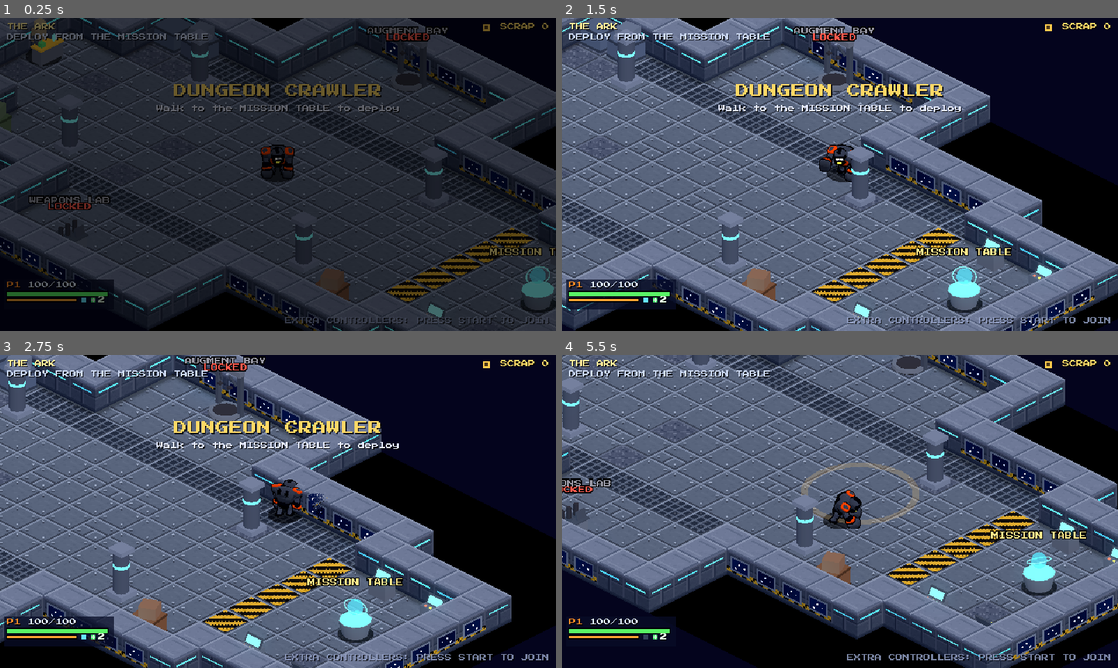
Above: before the commit, frames 1-4 (two rows, left to right).
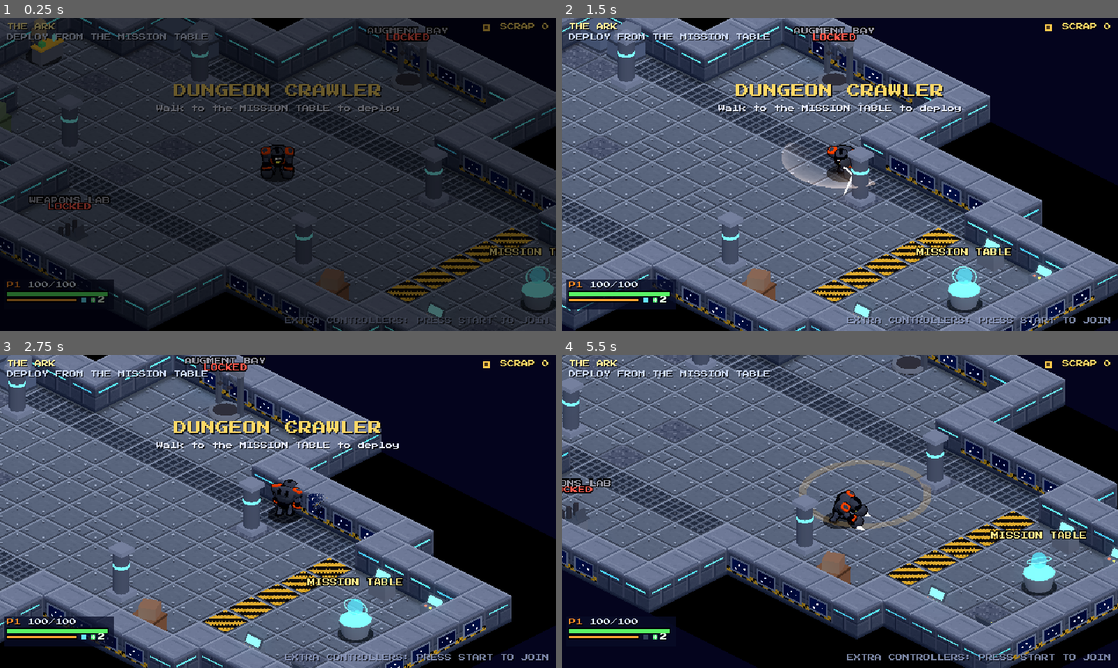
Above: after the commit, the same moments.

Repository: mwgit993/dungeoncrawler
Game: Godot game, scene res://scenes/main.tscn
Two runs of this game, one before a commit and one after it. Both use one fixed random seed, a clock stepped at 60 frames per second and the inputs below.
Inputs (mouse positions are in pixels of both pictures, inside the frame that each line leads up to):
- Up to frame 1 (0.25 s): no input
- Up to frame 2 (1.5 s): move the mouse to (962, 158) at 0.52 s; hold D 0.53-1.25 s; hold Shift 0.53-1.25 s; click (962, 158) at 0.67 s; tap Space at 0.77 s; drag from (728, 190) to (812, 237) at 1.27 s
- Up to frame 3 (2.75 s): move the mouse to (333, 442) at 2.02 s; hold D from 2.03 s (still down); hold Q from 2.03 s (still down); click (333, 442) at 2.17 s
- Up to frame 4 (5.5 s): release D at 2.75 s; release Q at 2.75 s; drag from (812, 574) to (673, 464) at 2.77 s; move the mouse to (1006, 558) at 3.52 s; hold A 3.53-4.25 s; hold E 3.53-4.25 s; click (1006, 558) at 3.67 s; tap Space at 3.77 s; drag from (673, 464) to (756, 433) at 4.27 s; move the mouse to (867, 511) at 5.02 s; hold S from 5.03 s (still down); hold Shift from 5.03 s (still down); click (867, 511) at 5.17 s

The runs differ from the first frame. In frame 1, less than 0.1% of the frame differs, in the area x 46-53%, y 47-49%; in frame 2, 0.9%; in frame 3, less than 0.1%; in frame 4, 1.2%, in the area x 42-67%, y 33-56%.

Commit message:
Arm blades: the melee is now energy blades that slide out of the forearms
Matt found the punches too stubby and asked for a weapon that comes out of
the gorilla's arms. Each forearm now has a blade emitter: an energy blade in
the player's colour shoots out when you attack, stays out with the arms up in
a guard while you keep fighting, and slides back in after a pause.

- Slashes alternate arms: the arm swings out to its side and sweeps across in
  front of the bot. Reach 3.4 m (was 2.5) over a 150 degree arc (was 120).
  Every 3rd slash is still the ground slam, now two-bladed and a little wider.
- Fx.slash draws the swoosh: a glowing crescent at arm height that follows
  the sweep and fades. It relays to online clients like every other effect.
- New blade swing sound (whoosh plus energy hum); "hit" still plays on hits.
- Net.PROTOCOL is 2, so an old build and a new one refuse to play together.
- Smoke test: the blades slide out on a slash, sweep the arm across, retract
  after a pause and when downed, and cut a robot 3.6 m away.

Co-Authored-By: Claude Opus 5.5 <noreply@anthropic.com>
Claude-Session: https://claude.ai/code/session_01QzWfS8HhLXZgxrKCXtHNUQ

Diff:
--- a/scripts/autoload/net.gd
+++ b/scripts/autoload/net.gd
@@ -21,7 +21,7 @@
 
 const PORT: int = 24565
 const MAX_CLIENTS: int = 3
-const PROTOCOL: int = 1
+const PROTOCOL: int = 2               # 2: arm blades (the "slash" rig cue and effect)
 const SNAPSHOT_RATE: float = 1.0 / 20.0
 const UI_SOUNDS: Array[String] = ["ui", "buy", "cant"]
 
--- a/scripts/autoload/sfx.gd
+++ b/scripts/autoload/sfx.gd
@@ -17,7 +17,7 @@
 		var p: AudioStreamPlayer = AudioStreamPlayer.new()
 		add_child(p)
 		_players.append(p)
-	_streams["punch"] = _fx(0.14, 150.0, 55.0, 0, 0.9, 0.6, 420.0, 26.0, 3)
+	_streams["slash"] = _blade(0.2, 25)
 	_streams["slam"] = _fx(0.45, 95.0, 30.0, 0, 1.0, 0.8, 260.0, 7.0, 5)
 	_streams["zap"] = _fx(0.16, 1500.0, 260.0, 1, 0.5, 0.25, 3200.0, 14.0, 7)
 	_streams["eshot"] = _fx(0.12, 760.0, 420.0, 1, 0.45, 0.1, 2000.0, 16.0, 9)
@@ -113,6 +113,27 @@
 	return _to_stream(_normalize(out, 0.7))
 
 
+## An energy blade swing: a rushing whoosh with a buzzing hum that bends up through the swing.
+func _blade(length: float, seed: int) -> AudioStreamWAV:
+	var rate: float = float(MIX_RATE)
+	var n: int = int(length * rate)
+	var out: PackedFloat32Array = PackedFloat32Array()
+	out.resize(n)
+	var rng: RandomNumberGenerator = RandomNumberGenerator.new()
+	rng.seed = seed
+	var bp: BandPass = BandPass.new()
+	var phase: float = 0.0
+	for i: int in range(n):
+		var k: float = float(i) / float(n)
+		if i % 16 == 0:
+			bp.tune(lerpf(900.0, 3400.0, k), 2.5, rate)
+		phase = fmod(phase + lerpf(180.0, 330.0, k) / rate, 1.0)
+		var hum: float = (phase * 2.0 - 1.0) * 0.35 + sin(phase * TAU * 2.0) * 0.25
+		var env: float = sin(minf(k * 1.4, 1.0) * PI * 0.5) * (1.0 - k) * (1.0 - k) * 1.6
+		out[i] = (bp.process(rng.randf_range(-1.0, 1.0)) + hum) * env
+	return _to_stream(_normalize(out, 0.6))
+
+
 func _whoosh(length: float, f0: float, f1: float, seed: int) -> AudioStreamWAV:
 	var rate: float = float(MIX_RATE)
 	var n: int = int(length * rate)
--- a/scripts/balance.gd
+++ b/scripts/balance.gd
@@ -25,14 +25,15 @@
 const DASH_COOLDOWN: float = 0.9
 const HIT_IFRAMES: float = 0.45       # invulnerable this long after taking a hit
 
+# Melee is the arm blades: energy blades that slide out of the forearms and slash in a wide arc.
 const MELEE_DAMAGE: float = 24.0
-const MELEE_RANGE: float = 2.5
-const MELEE_ARC: float = 120.0        # degrees, centred on the aim direction
+const MELEE_RANGE: float = 3.4        # the blades reach this far from the bot's centre
+const MELEE_ARC: float = 150.0        # degrees, centred on the aim direction
 const MELEE_COOLDOWN: float = 0.36
 const MELEE_KNOCKBACK: float = 7.0
-const COMBO_EVERY: int = 3            # every 3rd punch in a row is a two-fisted ground slam
-const COMBO_WINDOW: float = 1.1       # punches further apart than this restart the count
-const SLAM_RADIUS: float = 3.4
+const COMBO_EVERY: int = 3            # every 3rd slash in a row is a two-bladed ground slam
+const COMBO_WINDOW: float = 1.1       # slashes further apart than this restart the count
+const SLAM_RADIUS: float = 3.8
 const SLAM_MULT: float = 1.6          # slam damage = MELEE_DAMAGE * this
 
 const CANNON_DAMAGE: float = 15.0
@@ -109,7 +110,7 @@
 ]
 # Augment Bay: permanent upgrades. "per" is the bonus per level, shown in the description.
 const AUGMENTS: Array[Dictionary] = [
-	{"id": "arms", "name": "HYDRAULIC ARMS", "desc": "+%d%% smash damage per level.", "per": 15,
+	{"id": "arms", "name": "HYDRAULIC ARMS", "desc": "+%d%% blade damage per level.", "per": 15,
 		"cost": 80, "step": 70, "max": 5},
 	{"id": "throat", "name": "PLASMA THROAT", "desc": "+%d%% cannon damage per level.", "per": 15,
 		"cost": 80, "step": 70, "max": 5},
@@ -126,7 +127,7 @@
 const LAB: Array[Dictionary] = [
 	{"id": "splitter", "name": "SPLITTER JAW", "desc": "Cannon fires a fan of 3 bolts (70% each).",
 		"cost": 400},
-	{"id": "seismic", "name": "SEISMIC FISTS", "desc": "Combo slams are 50% wider and stun.",
+	{"id": "seismic", "name": "SEISMIC SLAM", "desc": "Combo slams are 50% wider and stun.",
 		"cost": 350},
 	{"id": "arc", "name": "ARC TEETH", "desc": "Bolts arc to a second robot for 50% damage.",
 		"cost": 450},
--- a/scripts/fx.gd
+++ b/scripts/fx.gd
@@ -1,7 +1,8 @@
 class_name Fx
 extends Node3D
 
-## Short-lived effects: sparks, debris, explosions, shockwave rings, floating damage numbers.
+## Short-lived effects: sparks, debris, explosions, shockwave rings, blade slash trails, floating
+## damage numbers.
 ## Each call makes one Fx node that animates its own little particles and frees itself.
 
 const MAX_LIFE: float = 1.2
@@ -14,6 +15,8 @@
 var _ring: MeshInstance3D = null
 var _ring_mat: StandardMaterial3D = null
 var _ring_r: float = 1.0
+var _spin: float = 0.0        # the ring turns this fast (radians a second), for slash trails
+var _delay: float = 0.0       # the ring shows up this long after the effect starts
 var _label: Label3D = null
 var _light: OmniLight3D = null
 var _t: float = 0.0
@@ -37,6 +40,8 @@
 			afterimage(parent, a[0], a[1])
 		"zap":
 			zap(parent, a[0], a[1])
+		"slash":
+			slash(parent, a[0], a[1], float(a[2]), float(a[3]), a[4], float(a[5]))
 
 
 static func _make(parent: Node3D, pos: Vector3, ttl: float) -> Fx:
@@ -148,6 +153,55 @@
 		if i > 0 and i < steps:
 			p += Vector3(randf_range(-0.2, 0.2), randf_range(-0.2, 0.2), randf_range(-0.2, 0.2))
 		fx._add(Art.box(Vector3(0.1, 0.1, 0.1)), m, Vector3.ZERO, 0.18, p)
+
+
+## A blade's swoosh: a glowing flat arc at arm height around pos, centred on dir, from the bot out
+## to the blade's reach. sweep 1 swings from the -x side of dir to the +x side, -1 the other way;
+## the trail is brightest where the blade ended up and fades back along the swing.
+static func slash(parent: Node3D, pos: Vector3, dir: Vector3, radius: float, arc_deg: float, color: Color,
+		sweep: float) -> void:
+	Net.ev("fx", ["slash", [pos, dir, radius, arc_deg, color, sweep]])
+	var fx: Fx = _make(parent, pos, 0.3)
+	fx._delay = 0.05  # appears as the arm sweeps through (GorillaRig.slash)
+	var half: float = deg_to_rad(arc_deg) * 0.5
+	var segs: int = 18
+	var verts: PackedVector3Array = PackedVector3Array()
+	var cols: PackedColorArray = PackedColorArray()
+	var flat: Vector3 = Vector3(dir.x, 0.0, dir.z).normalized()
+	if flat == Vector3.ZERO:
+		flat = Vector3.FORWARD
+	# A crescent: clear on the inside, brightest just inside the blade's reach.
+	var bands: Array[Vector2] = [Vector2(0.45, 0.0), Vector2(0.88, 0.55), Vector2(1.0, 1.0)]
+	for i: int in range(segs + 1):
+		var k: float = float(i) / float(segs)
+		var d: Vector3 = flat.rotated(Vector3.UP, lerpf(-half, half, k) * sweep)
+		var lead: float = lerpf(0.3, 1.0, k)
+		for b: Vector2 in bands:
+			verts.append(d * radius * b.x + Vector3(0.0, 1.05, 0.0))
+			cols.append(Color(lead * b.y, lead * b.y, lead * b.y, 1.0))
+	var idx: PackedInt32Array = PackedInt32Array()
+	for q: int in range(segs):
+		for band: int in range(2):
+			var a0: int = q * 3 + band
+			var a1: int = a0 + 3
+			idx.append_array([a0, a0 + 1, a1, a0 + 1, a1 + 1, a1])
+	var arrays: Array = []
+	arrays.resize(Mesh.ARRAY_MAX)
+	arrays[Mesh.ARRAY_VERTEX] = verts
+	arrays[Mesh.ARRAY_COLOR] = cols
+	arrays[Mesh.ARRAY_INDEX] = idx
+	var mesh: ArrayMesh = ArrayMesh.new()
+	mesh.add_surface_from_arrays(Mesh.PRIMITIVE_TRIANGLES, arrays)
+	# Added on top of the floor (so it glows and never darkens it); the vertex colours fade it out
+	# toward the inside and the trailing end.
+	var c: Color = color.lerp(Color.WHITE, 0.4)
+	fx._ring_mat = Art.alpha_mat(Color(c.r, c.g, c.b, 0.85), true)
+	fx._ring_mat.vertex_color_use_as_albedo = true
+	fx._ring_mat.blend_mode = BaseMaterial3D.BLEND_MODE_ADD
+	fx._ring = Art.part(fx, mesh, fx._ring_mat, Vector3.ZERO)
+	fx._ring.cast_shadow = GeometryInstance3D.SHADOW_CASTING_SETTING_OFF
+	fx._ring_r = -1.0
+	fx._spin = 2.2 * sweep
 
 
 func _process(delta: float) -> void:
@@ -169,10 +223,13 @@
 		mi.scale = Vector3.ONE * clampf(k * 1.5, 0.0, 1.0)
 	var f: float = clampf(_t / _ttl, 0.0, 1.0)
 	if _ring != null:
+		var rf: float = clampf((_t - _delay) / maxf(_ttl - _delay, 0.001), 0.0, 1.0)
+		_ring.visible = _t >= _delay
+		_ring.rotation.y += _spin * delta
 		if _ring_r > 0.0:
-			var s: float = lerpf(0.2, _ring_r, 1.0 - pow(1.0 - f, 3.0))
+			var s: float = lerpf(0.2, _ring_r, 1.0 - pow(1.0 - rf, 3.0))
 			_ring.scale = Vector3(s, 1.0 if _ring.mesh is TorusMesh else s, s)
-		_ring_mat.albedo_color.a = (1.0 - f) * 0.85
+		_ring_mat.albedo_color.a = (1.0 - rf) * 0.85
 	if _label != null:
 		_label.position.y = f * 0.9
 		_label.modulate.a = 1.0 - maxf(f - 0.5, 0.0) * 2.0
--- a/scripts/gorilla_bot.gd
+++ b/scripts/gorilla_bot.gd
@@ -1,13 +1,14 @@
 class_name GorillaBot
 extends CharacterBody3D
 
-## The player: a gorilla robot that smashes with its arms and fires a plasma cannon from its mouth.
+## The player: a gorilla robot that slashes with energy blades that slide out of its forearms and
+## fires a plasma cannon from its mouth.
 ## Player 1 listens to keyboard + mouse and the first controller; co-op players each own a
-## controller. The model is built from boxes and animated in code (knuckle-walk, punches, slam).
+## controller. The model is built from boxes and animated in code (knuckle-walk, blade slashes, slam).
 ##
-## Keyboard/mouse: WASD move, mouse aims, left click smash, right click mouth cannon, Space dash,
+## Keyboard/mouse: WASD move, mouse aims, left click blades, right click mouth cannon, Space dash,
 ## Q repair kit, E interact.
-## Controller: left stick move, right stick aim, X / RB smash, B / RT cannon, A dash, LB repair
+## Controller: left stick move, right stick aim, X / RB blades, B / RT cannon, A dash, LB repair
 ## kit, Y interact.
 
 signal died(bot: GorillaBot)
@@ -71,7 +72,7 @@
 var rig: GorillaRig
 var _down_t: float = 0.0
 var _slam_t: float = 0.0
-var _punch_side: int = 0
+var _slash_side: int = 0
 
 
 func setup(lvl: LevelMap, player_slot: int, uses_kbm: bool, pad_id: int) -> void:
@@ -329,7 +330,7 @@
 	if _combo % Balance.COMBO_EVERY == 0:
 		var seismic: bool = Game.has_mod("seismic")
 		var r: float = Balance.SLAM_RADIUS * (Balance.SEISMIC_RADIUS if seismic else 1.0)
-		var center: Vector3 = global_position + aim * 1.1
+		var center: Vector3 = global_position + aim * 1.4
 		var hits: int = level.hit_circle(center, r, dmg * Balance.SLAM_MULT, Balance.MELEE_KNOCKBACK * 1.4,
 			Balance.SEISMIC_STUN if seismic else 0.0)
 		_slam_t = 0.38
@@ -339,12 +340,16 @@
 		Fx.shockwave(level.fx_root, center, Color(1.0, 0.8, 0.45), r)
 		level.shake(0.5 if hits > 0 else 0.3)
 	else:
-		_punch_side = 1 - _punch_side
-		_rig("punch", [_punch_side])
+		_slash_side = 1 - _slash_side
+		_rig("slash", [_slash_side])
 		var hits2: int = level.hit_arc(global_position, aim, Balance.MELEE_RANGE, Balance.MELEE_ARC, dmg,
 			Balance.MELEE_KNOCKBACK)
-		Sfx.play("punch" if hits2 == 0 else "hit", -6.0)
+		# The blade's sweep: arm 0 swings from its side (-x, the bot's right) across to the left.
+		Fx.slash(level.fx_root, global_position, aim, Balance.MELEE_RANGE, Balance.MELEE_ARC,
+			color.lerp(Color.WHITE, 0.35), 1.0 if _slash_side == 0 else -1.0)
+		Sfx.play("slash", -7.0)
 		if hits2 > 0:
+			Sfx.play("hit", -6.0)
 			level.shake(0.15)
 
 
--- a/scripts/gorilla_rig.gd
+++ b/scripts/gorilla_rig.gd
@@ -3,7 +3,9 @@
 
 ## The player's gorilla robot: hunched sculpted torso, huge knuckle-walking forearms, a low head
 ## with a heavy brow, glowing eyes and a jaw that drops open when the mouth cannon fires.
-## GorillaBot calls the event methods (punch, slam, fire, hurt, dash, knock_down, revive) and
+## Each forearm has a blade emitter on its outer side: an energy blade in the team colour shoots
+## out of it when the bot attacks, stays out while it keeps fighting and slides back in after.
+## GorillaBot calls the event methods (slash, slam, fire, hurt, dash, knock_down, revive) and
 ## animate() every step.
 
 const METAL: Color = Color(0.5, 0.53, 0.6)
@@ -12,6 +14,9 @@
 const EYE: Color = Color(0.45, 0.95, 1.0)
 const MOUTH: Color = Color(1.0, 0.55, 0.15)
 const HUNCH: float = 0.3
+const BLADE_LEN: float = 1.55
+const BLADE_HOLD: float = 0.9     # seconds the blades stay out after the last attack
+const SLASH_TIME: float = 0.3
 
 var team: Color = Color.ORANGE
 var yaw: float = 0.0
@@ -28,8 +33,12 @@
 var _mouth_mat: StandardMaterial3D
 var _eye_mat: StandardMaterial3D
 var _walk: float = 0.0
-var _punch_t: float = 0.0
-var _punch_side: int = 0
+var _slash_t: float = 0.0
+var _slash_side: int = 0
+var _blades: Array[Node3D] = []
+var _blade_mat: StandardMaterial3D
+var _blade_out: float = 0.0       # 0 = sheathed, 1 = fully out
+var _blade_hold: float = 0.0
 var _slam_t: float = 0.0
 var _slammed: bool = false
 var _fire_t: float = 0.0
@@ -44,6 +53,7 @@
 	var tk: String = team.to_html()
 	_eye_mat = Art.glow_mat(EYE, 2.6)
 	_mouth_mat = Art.glow_mat(MOUTH, 1.0)
+	_blade_mat = Art.glow_mat(team.lerp(Color.WHITE, 0.35), 2.2)
 	# Hips and stubby legs.
 	_hips = joint(root, Vector3(0.0, 0.7, -0.1))
 	shape(_hips, "gor_hips", _m_hips)
@@ -71,8 +81,18 @@
 		shape(arm, "gor_upper", _m_upper)
 		var elbow: Node3D = joint(arm, Vector3(0.0, -0.52, 0.02))
 		shape(elbow, "gor_fore_" + tk, _m_fore)
+		# The blade emitter on the outside of the forearm, and the blade that slides out of it
+		# along the arm, past the fist.
+		var em: Node3D = joint(elbow, Vector3(0.21 * s5, -0.4, 0.03))
+		shape(em, "gor_emitter", _m_emitter)
+		var blade: Node3D = joint(em, Vector3(0.0, -0.12, 0.0))
+		glow(blade, "gor_blade", _m_blade, _blade_mat)
+		glow(blade, "gor_blade_core", _m_blade_core, Art.glow_mat(Color.WHITE, 3.0))
+		blade.scale = Vector3(1.0, 0.02, 1.0)
+		blade.visible = false
 		_arms.append(arm)
 		_elbows.append(elbow)
+		_blades.append(blade)
 
 
 # --- Meshes (built once per team colour, then cached) ------------------------------------
@@ -138,16 +158,41 @@
 	return sc
 
 
+func _m_emitter() -> Sculpt:
+	var sc: Sculpt = Sculpt.new()
+	sc.blob(Vector3.ZERO, Vector3(0.075, 0.2, 0.11), DARK, 0.45)
+	sc.blob(Vector3(0.0, -0.17, 0.0), Vector3(0.06, 0.05, 0.09), SILVER, 0.5)
+	return sc
+
+
+func _m_blade() -> Sculpt:
+	return Sculpt.new().blob(Vector3(0.0, -BLADE_LEN * 0.5, 0.0), Vector3(0.035, BLADE_LEN * 0.5, 0.12), Color.WHITE, 0.55,
+		Vector3.ZERO, 0.35)
+
+
+func _m_blade_core() -> Sculpt:
+	return Sculpt.new().blob(Vector3(0.0, -BLADE_LEN * 0.47, 0.0), Vector3(0.04, BLADE_LEN * 0.44, 0.045), Color.WHITE, 0.8)
+
+
 # --- Events and animation ------------------------------------------------------------------
 
-func punch(side: int) -> void:
-	_punch_t = 0.26
-	_punch_side = side
+## A blade swing with one arm (side 0 or 1): the blades snap out, the arm winds out to the side
+## and sweeps across in front of the bot.
+func slash(side: int) -> void:
+	_slash_t = SLASH_TIME
+	_slash_side = side
+	_blade_hold = BLADE_HOLD
 
 
 func slam() -> void:
 	_slam_t = 0.42
 	_slammed = false
+	_blade_hold = BLADE_HOLD
+
+
+## How far the blades are out, 0 to 1 (the smoke test reads it).
+func blades_out() -> float:
+	return _blade_out
 
 
 func fire() -> void:
@@ -196,7 +241,7 @@
 	_legs[0].rotation.z = -0.06 * (1.0 - m)
 	_legs[1].rotation.z = 0.06 * (1.0 - m)
 	_hips.position.y = 0.7 + absf(cos(_walk)) * 0.07 * m
-	# Torso: hunch, lean into the run, swagger roll, breathing, twist from turning and punching.
+	# Torso: hunch, lean into the run, swagger roll, breathing, twist from turning and slashing.
 	var lean: float = HUNCH + 0.16 * m + clampf(local.z, -1.0, 1.0) * 0.04
 	var roll: float = sin(_walk) * 0.09 * m - clampf(local.x / Balance.PLAYER_SPEED, -1.0, 1.0) * 0.08
 	_twist = lerpf(_twist, clampf(turn, -0.6, 0.6) * 0.35, minf(dt * 10.0, 1.0))
@@ -209,20 +254,30 @@
 	var idle: float = 1.0 - clampf(m * 2.0, 0.0, 1.0)
 	var head_yaw: float = sin(t * 0.6 + _seed) * 0.2 * idle + clampf(turn, -0.7, 0.7) * 0.6
 	var head_x: float = -0.05 + breath * 0.03 * idle
-	# Punch: wind back, snap out, settle.
-	_punch_t = maxf(_punch_t - dt, 0.0)
-	if _punch_t > 0.0:
-		var k: float = 1.0 - _punch_t / 0.26
-		var back: float = Rig.envelope(minf(k / 0.3, 1.0), 0.6) if k < 0.3 else 0.0
-		var out: float = Rig.envelope(clampf((k - 0.15) / 0.85, 0.0, 1.0), 0.25)
-		var i: int = _punch_side
-		arm_x[i] = lerpf(arm_x[i], 0.35, back)
-		arm_x[i] = lerpf(arm_x[i], -2.0, out)
-		elbow_x[i] = lerpf(elbow_x[i], -1.3, back)
-		elbow_x[i] = lerpf(elbow_x[i], 0.05, out)
-		var side_sign: float = 1.0 if i == 0 else -1.0
-		twist += side_sign * (0.45 * out - 0.25 * back)
-		lean += 0.12 * out
+	var arm_y: Array[float] = [0.0, 0.0]
+	# Blades: out fast while fighting, back in slowly once the bot stops.
+	_blade_hold = maxf(_blade_hold - dt, 0.0)
+	_blade_out = move_toward(_blade_out, 1.0 if _blade_hold > 0.0 else 0.0, dt * (14.0 if _blade_hold > 0.0 else 5.0))
+	# While the blades are out, the forearms come up off the ground so the blades don't drag.
+	var guard: float = smoothstep(0.0, 1.0, _blade_out)
+	for g: int in range(2):
+		arm_x[g] = lerpf(arm_x[g], -0.95, guard * 0.8)
+		elbow_x[g] = lerpf(elbow_x[g], -0.85, guard * 0.8)
+	# Slash: the arm swings out to its side and back, then sweeps across in front, arm straight.
+	_slash_t = maxf(_slash_t - dt, 0.0)
+	if _slash_t > 0.0:
+		var k: float = 1.0 - _slash_t / SLASH_TIME
+		var i: int = _slash_side
+		var out_sign: float = -1.0 if i == 0 else 1.0   # arm 0 sits on the -x side
+		var wind: float = smoothstep(0.0, 0.16, k)
+		var sweep: float = smoothstep(0.12, 0.45, k)   # the sweep is over by about 0.14 s
+		var settle: float = smoothstep(0.65, 1.0, k)
+		var reach: float = wind - settle * 0.9
+		arm_x[i] = lerpf(arm_x[i], -1.5, clampf(reach, 0.0, 1.0))
+		elbow_x[i] = lerpf(elbow_x[i], lerpf(-0.7, -0.05, sweep), clampf(reach, 0.0, 1.0))
+		arm_y[i] = (out_sign * 1.15 * wind - out_sign * 2.1 * sweep) * (1.0 - settle)
+		twist += out_sign * (0.35 * wind - 0.8 * sweep) * (1.0 - settle)
+		lean += 0.1 * sweep * (1.0 - settle)
 	# Slam: both arms high overhead, then down into the floor with a squash.
 	_slam_t = maxf(_slam_t - dt, 0.0)
 	if _slam_t > 0.0:
@@ -250,8 +305,11 @@
 			arm_x[j2] = lerpf(arm_x[j2], 0.7, d)
 			elbow_x[j2] = lerpf(elbow_x[j2], -0.6, d)
 	for a: int in range(2):
-		_arms[a].rotation = Vector3(arm_x[a], 0.0, arm_z[a])
+		_arms[a].rotation = Vector3(arm_x[a], arm_y[a], arm_z[a])
 		_elbows[a].rotation.x = elbow_x[a]
+		_blades[a].visible = _blade_out > 0.03
+		_blades[a].scale = Vector3(1.0, maxf(_blade_out, 0.02), 1.0)
+	_blade_mat.emission_energy_multiplier = 2.0 + 0.4 * sin(t * 30.0) + 1.5 * (_slash_t / SLASH_TIME)
 	_torso.rotation = Vector3(lean, twist, roll)
 	# Mouth cannon: head jerks back and the jaw drops open around the glow.
 	_fire_t = maxf(_fire_t - dt, 0.0)
@@ -283,3 +341,7 @@
 		_legs[a].rotation.x = -1.2 * k
 	_eye_mat.emission_energy_multiplier = 0.3 + 0.3 * absf(sin(t * 4.0))
 	_mouth_mat.emission_energy_multiplier = 0.2
+	_blade_out = 0.0
+	_blade_hold = 0.0
+	for b: Node3D in _blades:
+		b.visible = false
--- a/scripts/main.gd
+++ b/scripts/main.gd
@@ -970,16 +970,24 @@
 		g.animate(dt, Vector3.ZERO, Vector3.FORWARD, 1.0)
 		squashed = squashed or g.root.scale.y < 0.97
 	_check(squashed and not g.flashing(), "gorilla slam squashes the body and the flash fades")
-	g.punch(0)
+	g.slash(0)
 	g.fire()
 	g.dash()
 	for i2: int in range(30):
 		g.animate(dt, Vector3(4.0, 0.0, 2.0), Vector3.RIGHT, 0.5)
+	_check(g.blades_out() > 0.95 and g._blades[0].visible and g._blades[1].visible, "the arm blades slide out on a slash")
 	g.knock_down()
 	for i3: int in range(30):
 		g.animate_down(dt)
+	_check(g.blades_out() == 0.0 and not g._blades[0].visible, "a downed gorilla's blades go back in")
 	g.revive()
 	g.animate(dt, Vector3.ZERO, Vector3.FORWARD, 1.0)
+	g.slash(1)
+	var swung: bool = false
+	for i4: int in range(90):
+		g.animate(dt, Vector3.ZERO, Vector3.FORWARD, 1.0)
+		swung = swung or absf(g._arms[1].rotation.y) > 0.6
+	_check(swung and g.blades_out() < 0.01 and not g._blades[1].visible, "a slash sweeps the arm across, and the blades retract after a pause")
 	var heights: Dictionary = {"scuttler": [0.4, 1.0], "gunner": [1.2, 2.0], "bruiser": [1.7, 2.6],
 		"foreman": [2.4, 3.6], "warden": [2.6, 3.8]}
 	var strikes: Dictionary = {"scuttler": "bite", "gunner": "burst", "bruiser": "slam", "foreman": "slam", "warden": "nova"}
@@ -1067,16 +1075,30 @@
 	_check(level.find_path(level.start_pos, level.boss.global_position).size() > 0, "boss is reachable from the start")
 	var east: Vector3 = Vector3(1.0, 0.0, 0.0)
 	var base: Vector3 = level.start_pos
-	# Smash a scuttler to death and collect its scrap.
+	# Slash a scuttler to death and collect its scrap.
 	p1.global_position = base
 	var s: RobotEnemy = level.spawn_enemy("scuttler", base + east * 1.4, true)
 	p1.sim = {"aim": east, "melee": true}
 	level.simulate(2.5)
-	_check(not s.alive, "smashing kills a scuttler")
+	_check(not s.alive, "the blades kill a scuttler")
 	p1.sim = {}
 	var before: int = mission_scrap
 	level.simulate(2.0)
 	_check(mission_scrap > before or level.pickups.get_child_count() > 0, "scrap drops")
+	# The arm blades reach well past where a punch did.
+	level.simulate(1.0)
+	p1.global_position = base
+	var far: RobotEnemy = level.spawn_enemy("gunner", base + east * 3.6, false)
+	far.max_hp = 99999.0
+	far.hp = 99999.0
+	p1.sim = {"aim": east, "melee": true}
+	level.simulate(0.1)
+	p1.sim = {}
+	_check(far.hp < far.max_hp, "the arm blades cut a robot 3.6 m away (the old punch reached 2.5)")
+	_check(p1.rig.blades_out() > 0.5, "the blades are out while fighting")
+	far.take_damage(9999999.0, east, 0.0)
+	level.simulate(1.5)
+	_check(p1.rig.blades_out() < 0.01, "the blades slide back in after the fight")
 	# Mouth cannon hits at range.
 	p1.global_position = base
 	var g: RobotEnemy = level.spawn_enemy("gunner", base + east * 7.0, false)
@@ -1153,7 +1175,7 @@
 	_check(hud.menu_kind == "augments", "augment bay opens once unlocked")
 	var arms0: float = Game.melee_mult()
 	hud.press("arms")
-	_check(Game.aug("arms") == 1 and Game.melee_mult() > arms0, "hydraulic arms raise smash damage")
+	_check(Game.aug("arms") == 1 and Game.melee_mult() > arms0, "hydraulic arms raise blade damage")
 	hud.press("plating")
 	_check(is_equal_approx(p1.max_hp, Balance.PLAYER_HP + 20.0), "titan plating raises max HP")
 	var spent: int = Game.scrap
@@ -1225,7 +1247,7 @@
 	_check(b.hp < b.max_hp, "arc teeth chain to a nearby robot")
 	a.take_damage(999999.0, east, 0.0)
 	b.take_damage(999999.0, east, 0.0)
-	# Seismic fists: the combo slam stuns.
+	# Seismic slam: the combo slam stuns.
 	p1.reset_stats()
 	p1.global_position = base
 	var s: RobotEnemy = level.spawn_enemy("bruiser", base + east * 1.8, false)
@@ -1311,7 +1333,7 @@
 	var fhp: float = foe.hp
 	level.simulate(0.4)
 	_check(rb.global_position.distance_to(spot) < 0.05, "net: a client's bot stands where the client says")
-	_check(foe.hp < fhp, "net: a client's smash button hits robots on the host")
+	_check(foe.hp < fhp, "net: a client's blade button hits robots on the host")
 	Game.kits = 2
 	rb.hp = rb.max_hp * 0.5
 	net_remote_input(slot, [spot, Vector3.ZERO, to.normalized(), false, false, true, 1, 0])
Not shown, changed: CLAUDE.md
